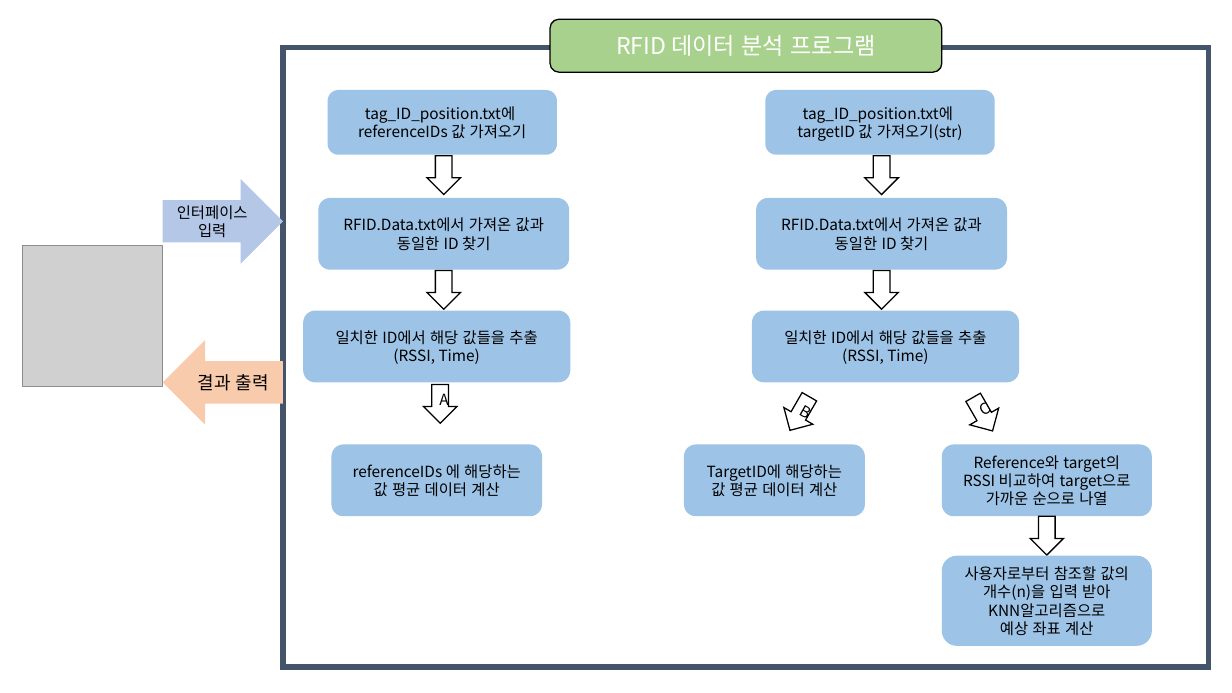
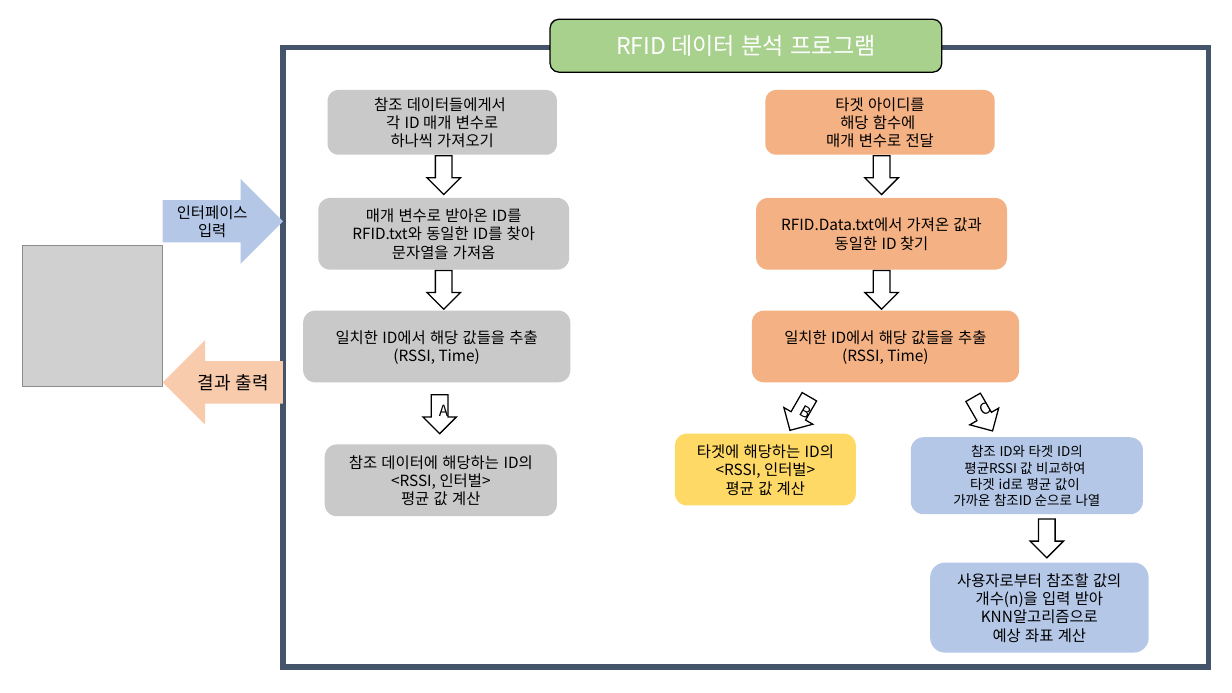
Before and after one commit to skywings-kor/SMU-CODE, a slide deck: slide 1 of 2022년-1학기/2022년-1C(PBL)자료/프로젝트1(데이터분석SW)/프로젝트1_개발내용요약.pptx. Drawn at 1232x693 pixels with LibreOffice and Linux fonts; fonts in the diff are those of the drawing; grey boxes stand for pictures. Boxes give left, top, right and bottom in pixels: in the first picture for what was removed or moved away, otherwise in the second. Text is boxed around its words. In the diff, an @@ line names an element or a change of style, - is before the commit and + after.

```diff
--- a/2022년-1학기/2022년-1C(PBL)자료/프로젝트1(데이터분석SW)/프로젝트1_개발내용요약.pptx
+++ b/2022년-1학기/2022년-1C(PBL)자료/프로젝트1(데이터분석SW)/프로젝트1_개발내용요약.pptx
@@ text in rounded rectangle at [374, 97, 506, 148]: text changed @@
-tag_ID_position.txt에
-referenceIDs 값 가져오기
+참조 데이터들에게서
+각 ID 매개 변수로
+하나씩 가져오기
@@ fill #9DC3E6 to #F4B183 in 3 elements at [756, 198, 1007, 270], [752, 311, 1019, 383], [765, 90, 994, 154] @@
@@ text in rounded rectangle at [826, 97, 934, 148]: text changed @@
-tag_ID_position.txt에
-targetID 값 가져오기(str)
+타겟 아이디를
+해당 함수에
+매개 변수로 전달
@@ fill #9DC3E6 to #C9C9C9 in 4 elements at [303, 311, 570, 383], [324, 445, 556, 517], [328, 90, 557, 154], [319, 198, 570, 270] @@
@@ text in rounded rectangle at [352, 208, 535, 260]: text changed @@
-RFID.Data.txt에서 가져온 값과
-동일한 ID 찾기
+매개 변수로 받아온 ID를
+RFID.txt와 동일한 ID를 찾아
+문자열을 가져옴
@@ down arrow "A": place and size @@
-down arrow "A" at [423, 384, 457, 423]
+down arrow "A" at [423, 395, 457, 433]
@@ rounded rectangle "참조 데이터에 해당하는 ID의": place and size @@
-rounded rectangle "참조 데이터에 해당하는 ID의" at [332, 445, 543, 517]
+rounded rectangle "참조 데이터에 해당하는 ID의" at [324, 445, 556, 517]
@@ rounded rectangle "타겟에 해당하는 ID의": place and size @@
-rounded rectangle "타겟에 해당하는 ID의" at [684, 445, 865, 517]
+rounded rectangle "타겟에 해당하는 ID의" at [675, 433, 856, 506]
@@ rounded rectangle "타겟에 해당하는 ID의" at [675, 433, 856, 506]: fill #9DC3E6 to #FFD966 @@
@@ text in rounded rectangle at [697, 444, 834, 496]: text changed @@
-TargetID에 해당하는
-값 평균 데이터 계산
+타겟에 해당하는 ID의
+<RSSI, 인터벌>
+평균 값 계산
@@ rounded rectangle "참조 ID와 타겟 ID의" at [911, 437, 1143, 514]: fill #9DC3E6 to #B4C7E7 @@
@@ rounded rectangle "참조 ID와 타겟 ID의": place and size @@
-rounded rectangle "참조 ID와 타겟 ID의" at [942, 445, 1152, 517]
+rounded rectangle "참조 ID와 타겟 ID의" at [911, 437, 1143, 514]
@@ text in rounded rectangle at [953, 445, 1101, 506]: text changed; size 12 to 10.5 pt @@
-Reference와 target의
-RSSI 비교하여 target으로 가까운 순으로 나열
+참조 ID와 타겟 ID의
+평균RSSI 값 비교하여
+타겟 id로 평균 값이
+가까운 참조ID 순으로 나열
@@ text in rounded rectangle at [349, 455, 533, 505]: text changed @@
-referenceIDs 에 해당하는
-값 평균 데이터 계산
+참조 데이터에 해당하는 ID의
+<RSSI, 인터벌>
+평균 값 계산
@@ rounded rectangle "사용자로부터 참조할 값의 개수(n)을 입력 ...": place and size @@
-rounded rectangle "사용자로부터 참조할 값의 개수(n)을 입력 ..." at [942, 555, 1152, 646]
+rounded rectangle "사용자로부터 참조할 값의 개수(n)을 입력 ..." at [931, 563, 1150, 653]
@@ rounded rectangle "사용자로부터 참조할 값의 개수(n)을 입력 ..." at [931, 563, 1150, 653]: fill #9DC3E6 to #B4C7E7 @@
```
Also in this commit, not shown: 1 slide added, 6 other files.
